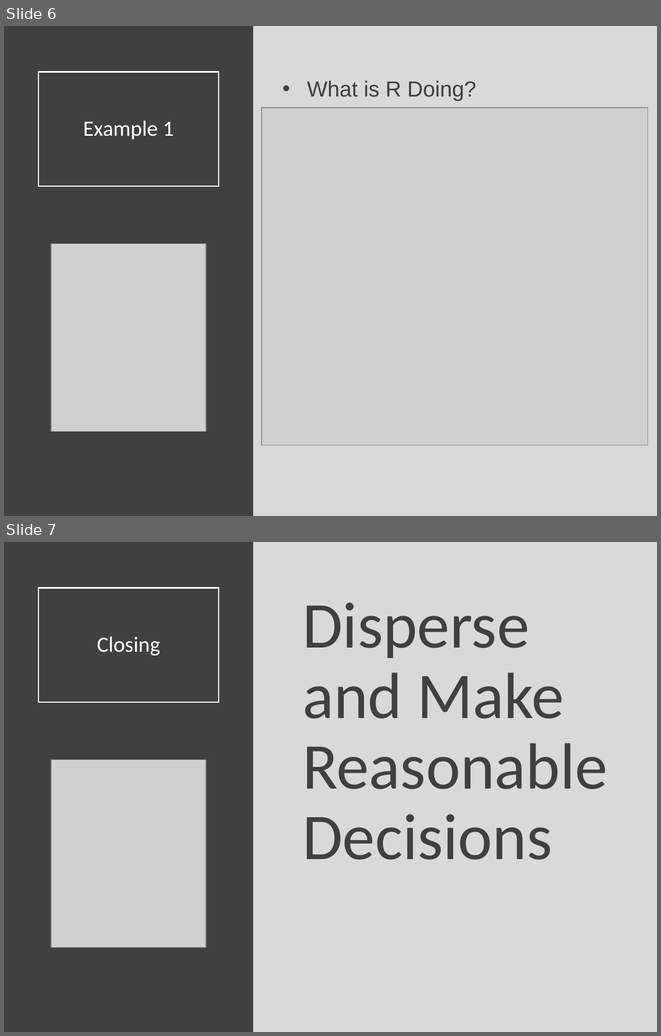
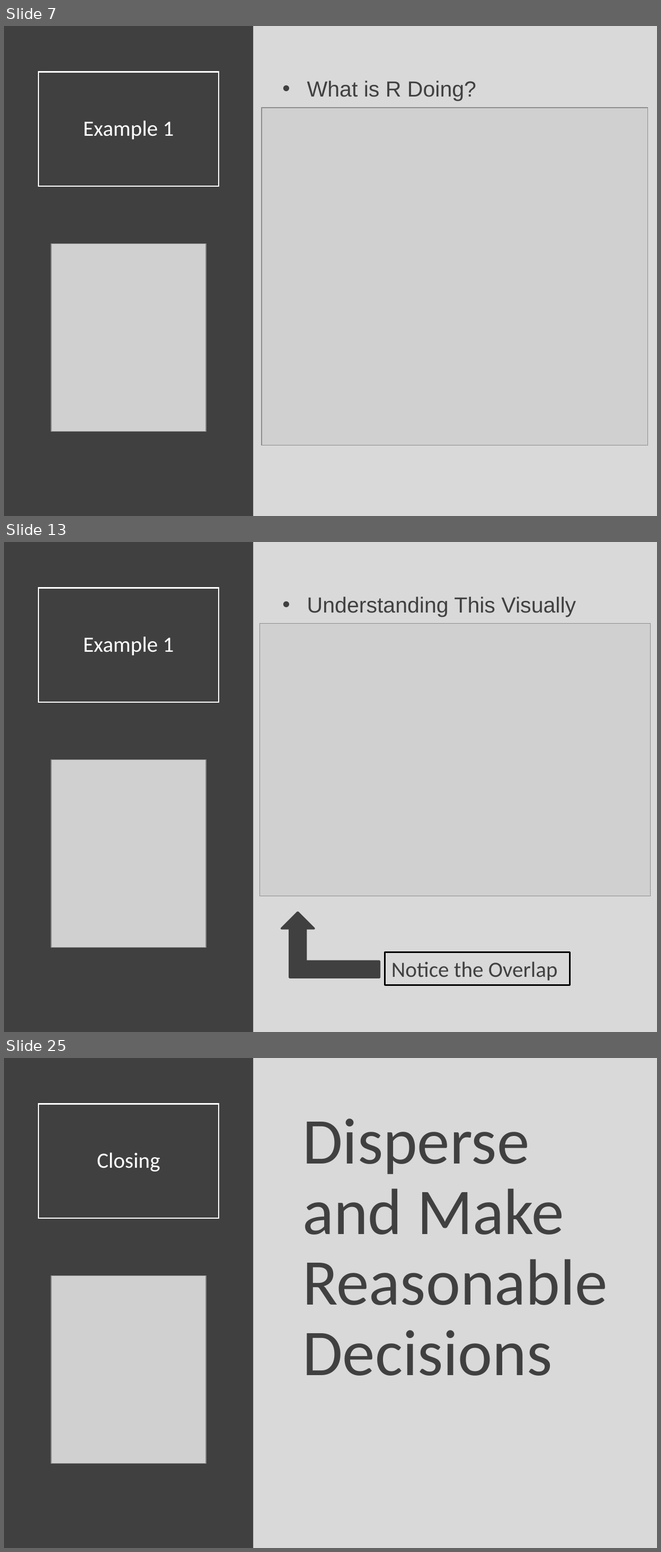
Before and after one commit to Yixf-Self/STOR320_WEBSITE, a slide deck: Lecture/Lecture 27/Lecture 27.pptx. Shown one above the other, each under a label of ours: slides 6 and 7 before the commit, slides 7, 13 and 25 after it; the slides between them are not shown. The pictures are 661x1036 and 661x1552 pixels, drawn with LibreOffice and Linux fonts; fonts in the diff are those of the drawing; grey boxes stand for pictures. Boxes give left, top, right and bottom in pixels: in the first picture for what was removed or moved away, otherwise in the second. Text is boxed around its words. In the diff, an @@ line names an element or a change of style, - is before the commit and + after.

```diff
--- a/Lecture/Lecture 27/Lecture 27.pptx
+++ b/Lecture/Lecture 27/Lecture 27.pptx
@@ slide 13 added at (4, 542, 657, 1032), background #D9D9D9 @@
@@ rectangle added at (4, 542, 254, 1032), fill #404040 @@
@@ title added at (38, 588, 219, 702), outline #FFFFFF 1.5 pt, 24 pt, text #FFFFFF @@
+Example 1
@@ text added at (307, 597, 576, 617), 24 pt, text #404040 @@
+• Understanding This Visually
@@ picture added at (260, 623, 651, 896) @@
@@ picture added at (51, 759, 206, 947) @@
@@ bent up arrow added at (282, 912, 379, 978), fill #404040, outline #404040 2 pt @@
@@ rectangle added at (385, 952, 570, 985), outline #000000 2 pt, 24 pt, text #404040 @@
+Notice the Overlap
@@ what was slide 6 is now slide 7 @@
@@ what was slide 7 is now slide 25 @@
```
Also in this commit, not shown: 1 slide changed, 17 other slides added, 5 other files.
